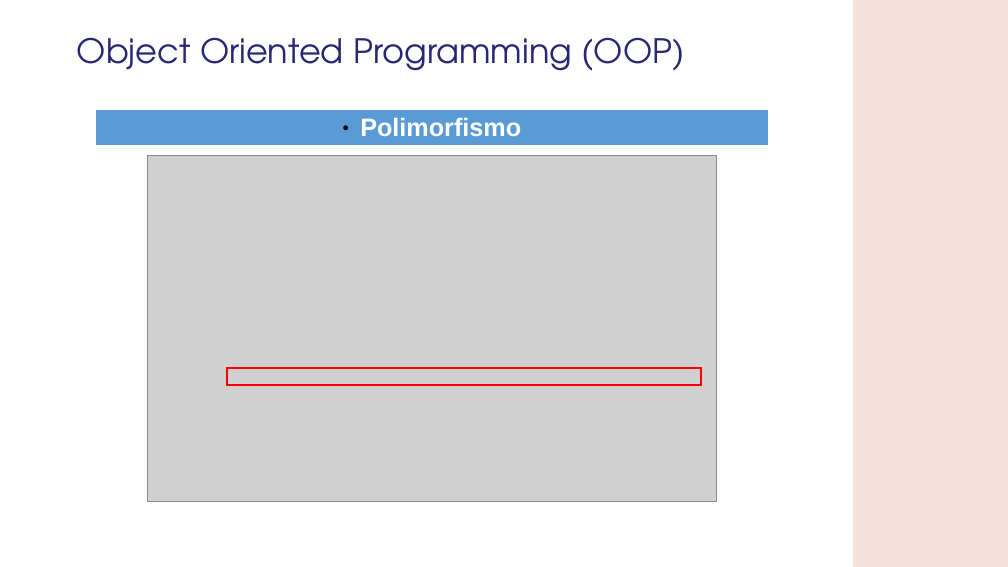
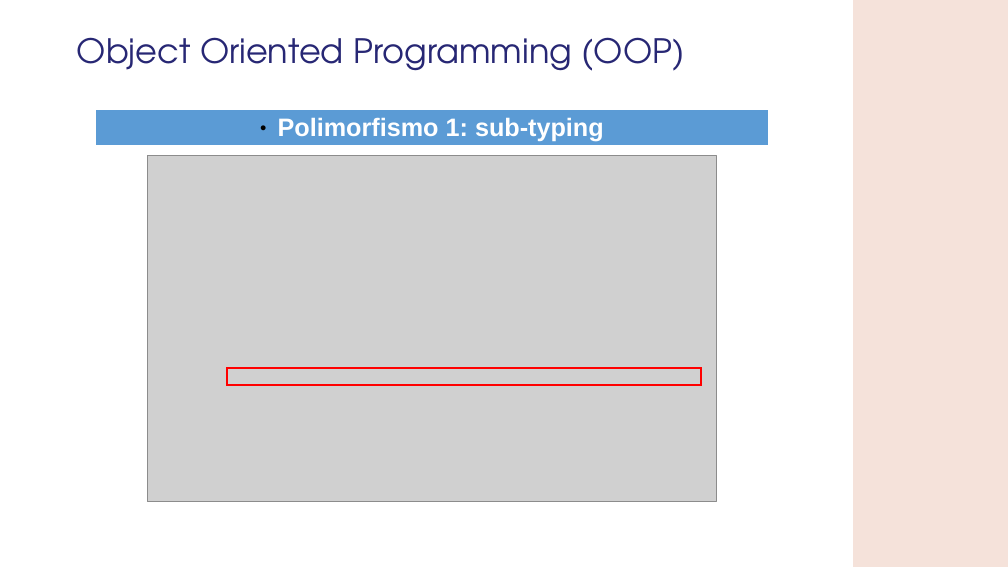
Before and after one commit to GMATZEU42/WS, a slide deck: slide 14 of WS02/WS_2.odp. Drawn at 1008x567 pixels with LibreOffice and Linux fonts; fonts in the diff are those of the drawing; grey boxes stand for pictures; background and template pictures are left out. Boxes give left, top, right and bottom in pixels: in the first picture for what was removed or moved away, otherwise in the second. Text is boxed around its words. In the diff, an @@ line names an element or a change of style, - is before the commit and + after.

```diff
--- a/WS02/WS_2.odp
+++ b/WS02/WS_2.odp
@@ table at (96,110,768,146) @@
-row 1, column 1: Polimorfismo
+row 1, column 1: Polimorfismo 1: sub-typing
```
Also in this commit, not shown: 1 other slide changed, 2 slides added, 1 other file.
